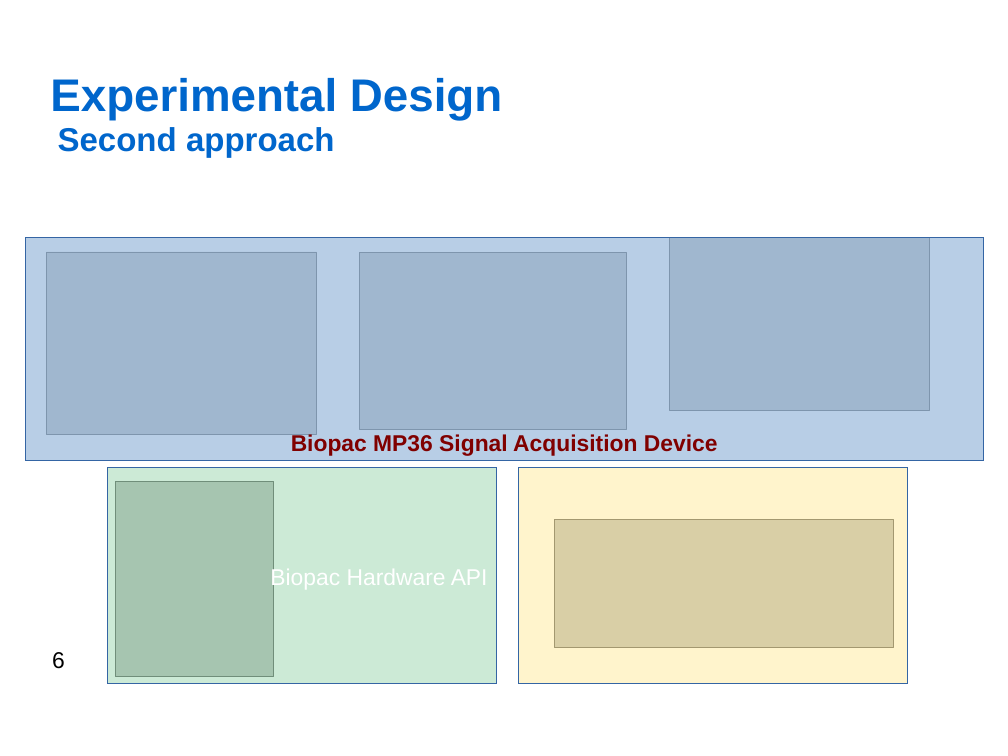
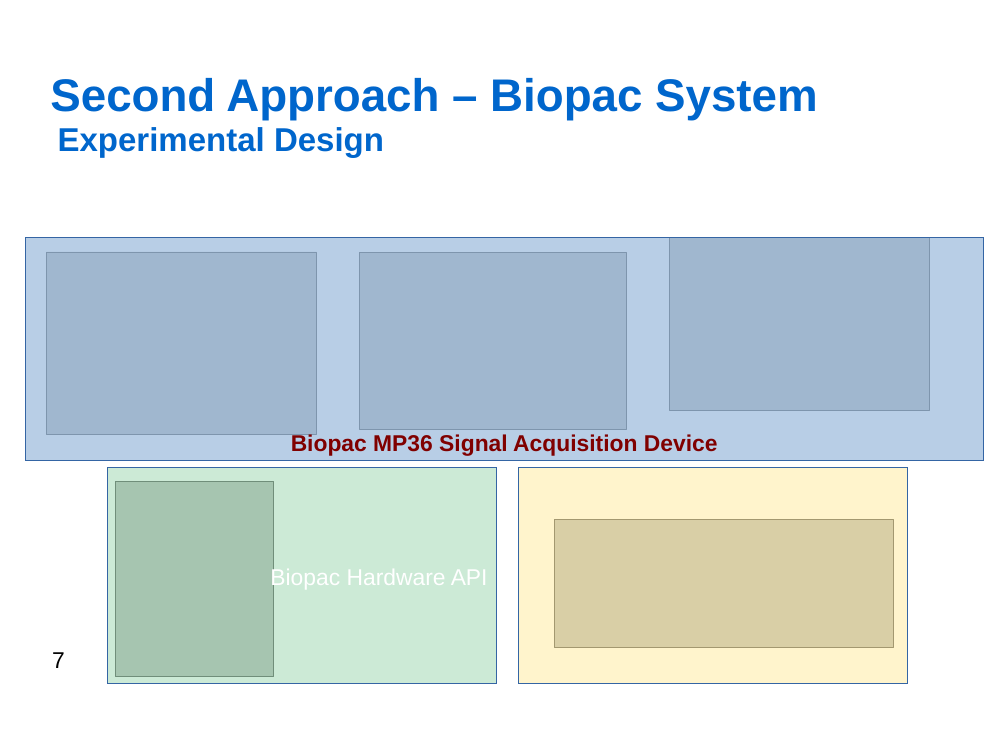
Before and after one commit to jfedjaev/NSTresearchPractice, a slide deck: slide 7 of Report/Presentation/Fedjaev_ResearchPractice.odp (slide 6 before the commit). Drawn at 1008x756 pixels with LibreOffice and Linux fonts; fonts in the diff are those of the drawing; grey boxes stand for pictures; background and template pictures are left out. Boxes give left, top, right and bottom in pixels: in the first picture for what was removed or moved away, otherwise in the second. Text is boxed around its words. In the diff, an @@ line names an element or a change of style, - is before the commit and + after.

```diff
--- a/Report/Presentation/Fedjaev_ResearchPractice.odp
+++ b/Report/Presentation/Fedjaev_ResearchPractice.odp
@@ title at (x1=50, y1=78, x2=818, y2=120): text changed; size 26 to 36 pt @@
-Second approach
+Second Approach – Biopac System
@@ title "Experimental Design" moved from (x1=50, y1=78, x2=502, y2=120) to (x1=58, y1=127, x2=384, y2=158) @@
@@ title "Experimental Design" at (x1=58, y1=127, x2=384, y2=158): size 36 to 26 pt @@
@@ page number at (x1=52, y1=652, x2=65, y2=668): text changed @@
-6
+7
```
Also in this commit, not shown: 11 other slides changed, 4 slides added, 3 slides removed, 2 other files.
